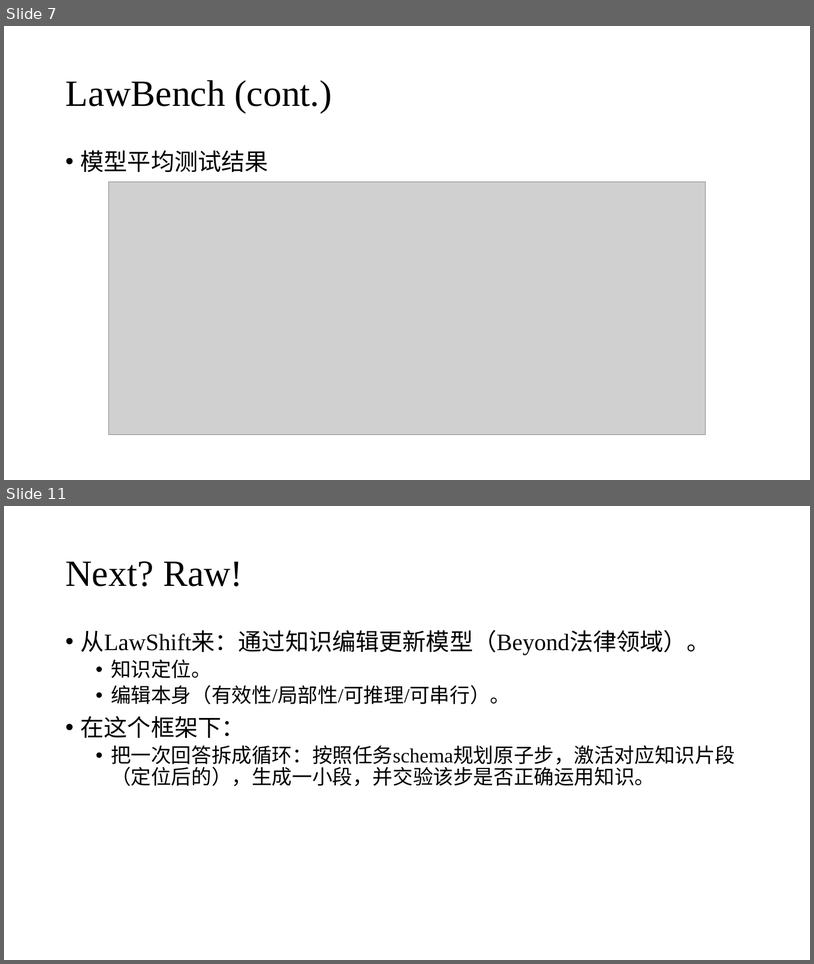
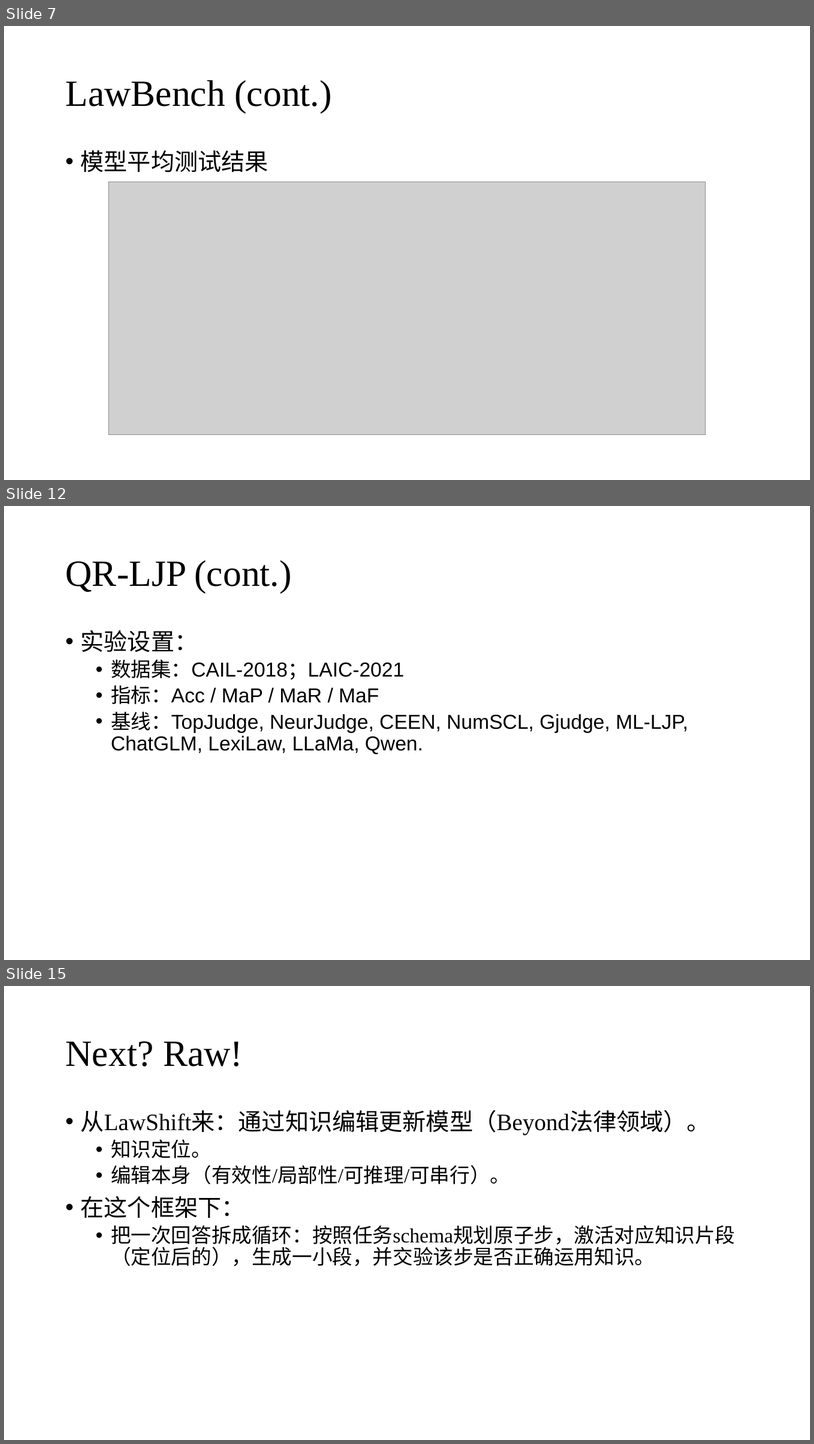
Before and after one commit to zhuohan9036/research_general_materials, a slide deck: legal_ai/20251107_intro_legal_ai_works.pptx. Shown one above the other, each under a label of ours: slides 7 and 11 before the commit, slides 7, 12 and 15 after it; the slides between them are not shown. The pictures are 814x964 and 814x1444 pixels, drawn with LibreOffice and Linux fonts; fonts in the diff are those of the drawing; grey boxes stand for pictures. Boxes give left, top, right and bottom in pixels: in the first picture for what was removed or moved away, otherwise in the second. Text is boxed around its words. In the diff, an @@ line names an element or a change of style, - is before the commit and + after.

```diff
--- a/legal_ai/20251107_intro_legal_ai_works.pptx
+++ b/legal_ai/20251107_intro_legal_ai_works.pptx
@@ slide 12 added at box(4, 506, 810, 960), background #FFFFFF @@
@@ title added at box(65, 560, 291, 592), 44 pt, text #000000 @@
+QR-LJP (cont.)
@@ text added at box(81, 630, 689, 754), 24 pt, text #000000 @@
+• 实验设置：
+  • 数据集：CAIL-2018；LAIC-2021
+  • 指标：Acc / MaP / MaR / MaF
+  • 基线：TopJudge, NeurJudge, CEEN, NumSCL, Gjudge, ML-LJP, ChatGLM, LexiLaw, LLaMa, Qwen.
@@ what was slide 11 is now slide 15 @@
```
Also in this commit, not shown: 7 slides changed, 3 other slides added, 1 other file.
